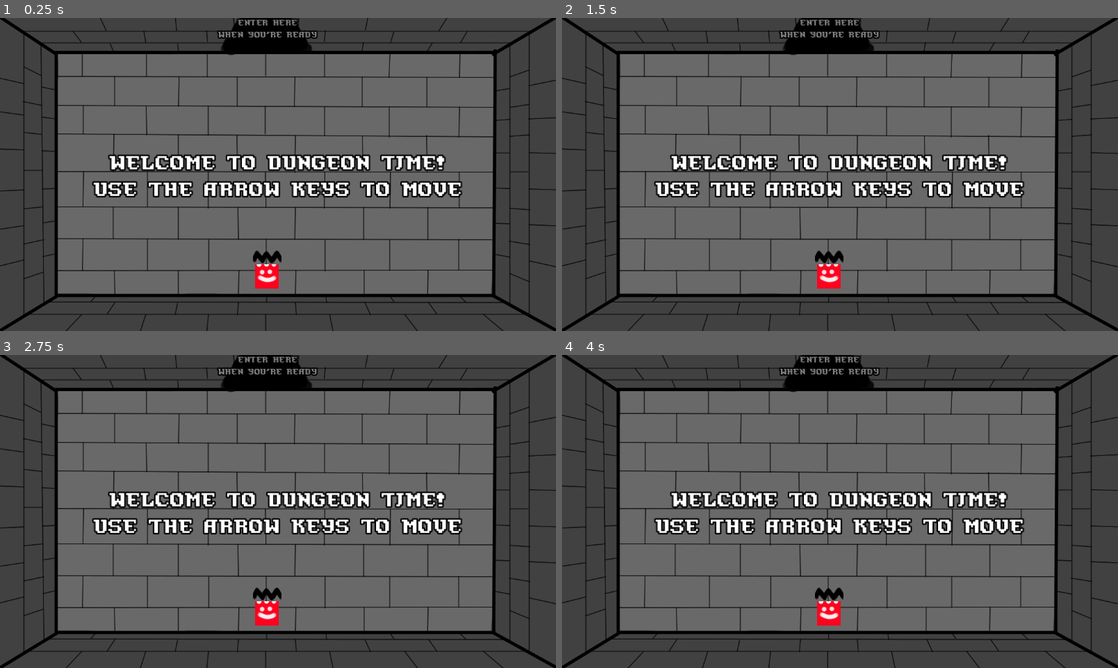
Above: before the commit, frames 1-4 (two rows, left to right).
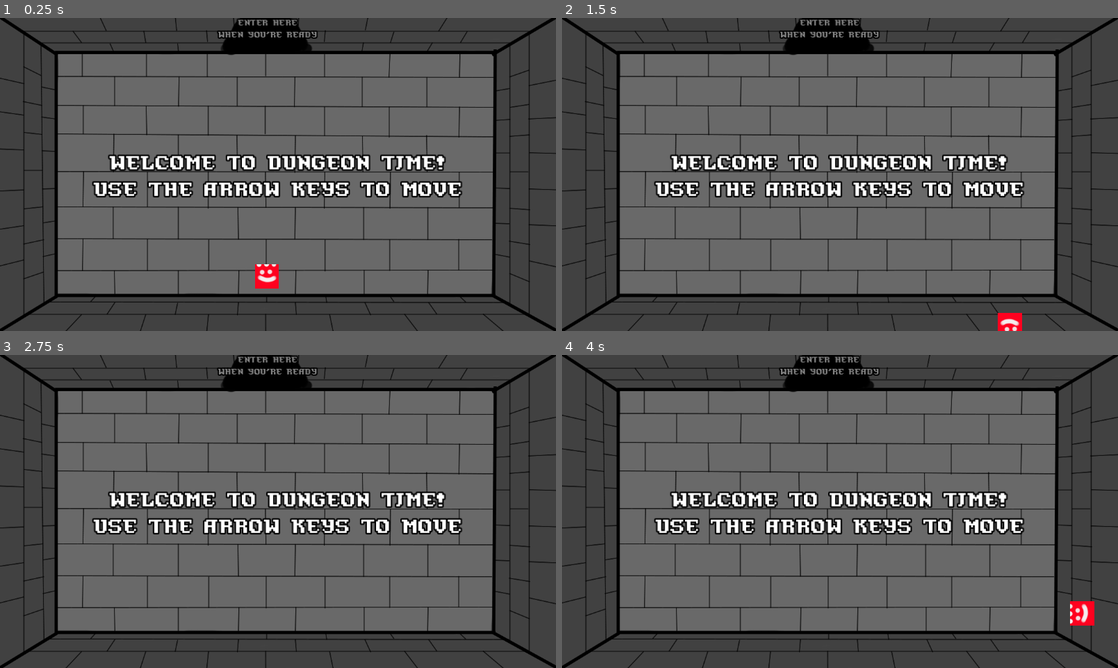
Above: after the commit, the same moments.

Repository: Damian-Wilding/DUNGEON_TIME
Game: Godot game, scene res://main.tscn
The game is run twice, just before and just after one commit, with the same random seed, the same clock (stepped at 60 frames per second) and the same inputs. The project has no main scene, so this scene is started directly.
Inputs:
- Up to frame 1 (0.25 s): no input
- Up to frame 2 (1.5 s): tap Enter at 0.5 s; hold Right (move_right) 0.53-1.28 s; hold Space (attack) 0.53-1.28 s; hold Down (move_down) from 1.28 s (still down); tap Space (attack) at 1.35 s
- Up to frame 3 (2.75 s): tap Space (attack) at 2 s; release Down (move_down) at 2.03 s; hold Right (move_right) from 2.03 s (still down); hold Space (attack) from 2.03 s (still down)
- Up to frame 4 (4 s): tap Enter at 2.75 s; release Right (move_right) at 2.78 s; release Space (attack) at 2.78 s; hold Up (move_up) 2.78-3.53 s; tap Space (attack) at 2.85, 3.5 s; hold Left (move_left) from 3.53 s (still down); hold Space (attack) from 3.53 s (still down)

The runs differ from the first frame. In frame 1, 0.1% of the frame differs, in the area x 45-51%, y 74-79%; in frame 2, 0.7%; in frame 3, 0.5%; in frame 4, 0.8%, in the area x 45-96%, y 74-87%.
Error before the commit: Parse Error: Expected an expression after "=". (res://Player.gd:78)

Commit message:
changed player data type.

Diff:
--- a/Main.gd
+++ b/Main.gd
@@ -58,7 +58,6 @@
 	_move_camera_up()
 	$Camera2D.zoom.x -= .75
 	$Camera2D.zoom.y -= .75
-	$Player._change_player_area()
 	_move_player_to_bottom()
 	#$Player.position = $Room2/Marker2D.position
 	#move_child($Player, 10)
--- a/Player.gd
+++ b/Player.gd
@@ -1,4 +1,4 @@
-extends Area2D
+extends CharacterBody2D
 
 signal hit
 var speed = 500
@@ -69,25 +69,23 @@
 	position += velocity * delta
 
 
-	# Sets a clamp on the players position so that they can't go off screen.
-	position = position.clamp(Vector2(145,75), Vector2(1152 - 158, 648 - 100)) # These will need to be changed if the size of the game is changed!
-
-
-# This is called to change the playable area the player can be in.
-func _change_player_area():
-	screen_size =
-	print(screen_size)
+	##### Sets a clamp on the players position so that they can't go off screen.
+	####position = position.clamp(Vector2(145,75), Vector2(1152 - 158, 648 - 100)) # These will need to be changed if the size of the game is changed!
 
 
 # This is called when another hitbox enters the player's hitbox.
 func _on_body_entered(body):
 	# Check to see if the hitbox is active.
+	print(body)
 	if body.disabled == false:
 		# Send out the "player has been hit" signal.
 		print("Player has been hit")
 		hit.emit()
 		# Kill (delete) the body that entered the player hitbox.
 		body.queue_free()
+
+
+
 
 
 # This is called when a hitbox enters the attack hitbox.
--- a/Player.tscn
+++ b/Player.tscn
@@ -6,6 +6,9 @@
 [ext_resource type="Texture2D" uid="uid://du57nt503o4m2" path="res://assets/sprites/test_sprites/test_player_right.png" id="4_pcdyn"]
 [ext_resource type="Texture2D" uid="uid://c2if4d4b3j06j" path="res://assets/sprites/test_sprites/test_player_up.png" id="5_tk4nr"]
 [ext_resource type="Texture2D" uid="uid://c1rg7xyenpbjl" path="res://assets/sprites/test_sprites/test_attack.png" id="6_na75b"]
+
+[sub_resource type="RectangleShape2D" id="RectangleShape2D_7pcjp"]
+size = Vector2(50, 50)
 
 [sub_resource type="SpriteFrames" id="SpriteFrames_1ogso"]
 animations = [{
@@ -42,9 +45,6 @@
 "speed": 5.0
 }]
 
-[sub_resource type="RectangleShape2D" id="RectangleShape2D_7pcjp"]
-size = Vector2(50, 50)
-
 [sub_resource type="CapsuleShape2D" id="CapsuleShape2D_vlt30"]
 radius = 13.0
 height = 62.0
@@ -60,17 +60,17 @@
 "speed": 5.0
 }]
 
-[node name="Player" type="Area2D"]
+[node name="Player" type="CharacterBody2D"]
 position = Vector2(444, 185)
 script = ExtResource("1_vcgm3")
 metadata/_edit_group_ = true
 
+[node name="PlayerHitbox" type="CollisionShape2D" parent="."]
+shape = SubResource("RectangleShape2D_7pcjp")
+
 [node name="AnimatedSprite2D" type="AnimatedSprite2D" parent="."]
 sprite_frames = SubResource("SpriteFrames_1ogso")
 animation = &"up"
-
-[node name="PlayerHitbox" type="CollisionShape2D" parent="."]
-shape = SubResource("RectangleShape2D_7pcjp")
 
 [node name="AttackHitboxParent" type="Area2D" parent="."]
 
@@ -93,7 +93,6 @@
 wait_time = 0.15
 one_shot = true
 
-[connection signal="body_entered" from="." to="." method="_on_body_entered"]
 [connection signal="body_entered" from="AttackHitboxParent" to="." method="_on_hitbox_parent_body_entered"]
 [connection signal="timeout" from="AttackCooldownTimer" to="." method="_on_attack_cooldown_timer_timeout"]
 [connection signal="timeout" from="AttackTimer" to="." method="_on_attack_timer_timeout"]
--- a/enemy.gd
+++ b/enemy.gd
@@ -1,4 +1,4 @@
-extends RigidBody2D
+extends Area2D
 
 
 # Called when the node enters the scene tree for the first time.
@@ -14,3 +14,21 @@
 
 func _start(pos):
 	position = pos
+
+
+# This is called when a body hitbox enters the enemy's hit box.
+func _on_body_entered(body):
+	# Check to see if the body is the player's body. (If it's not, then we don't care.)
+	if body.name == "Player":
+		# Delete the player.
+		body.queue_free()
+	# Delete this enemy.
+	queue_free()
+
+
+# This is called when an Area2D hitbox enters the enemy's hitbox.
+func _on_area_entered(area):
+	# Check to see if the Area2D is the player's AttackHitbox.
+	if area.name == "AttackHitboxParent":
+		# Delete this enemy.
+		queue_free()
--- a/enemy.tscn
+++ b/enemy.tscn
@@ -17,9 +17,8 @@
 "speed": 5.0
 }]
 
-[node name="Enemy" type="RigidBody2D"]
+[node name="Enemy" type="Area2D"]
 position = Vector2(150, 109)
-gravity_scale = 0.0
 script = ExtResource("1_m8yka")
 metadata/_edit_group_ = true
 
@@ -29,4 +28,5 @@
 [node name="AnimatedSprite2D" type="AnimatedSprite2D" parent="."]
 sprite_frames = SubResource("SpriteFrames_ocwiw")
 
+[connection signal="area_entered" from="." to="." method="_on_area_entered"]
 [connection signal="body_entered" from="." to="." method="_on_body_entered"]
--- a/room_1.tscn
+++ b/room_1.tscn
@@ -17,6 +17,15 @@
 
 [sub_resource type="RectangleShape2D" id="RectangleShape2D_7gkdh"]
 size = Vector2(175, 34)
+
+[sub_resource type="RectangleShape2D" id="RectangleShape2D_266qw"]
+size = Vector2(1143.5, 72)
+
+[sub_resource type="RectangleShape2D" id="RectangleShape2D_y4l23"]
+size = Vector2(459, 72)
+
+[sub_resource type="RectangleShape2D" id="RectangleShape2D_w0m4x"]
+size = Vector2(459, 72)
 
 [node name="Room1" type="Area2D"]
 script = ExtResource("1_4e4nr")
@@ -59,4 +68,33 @@
 shape = SubResource("RectangleShape2D_7gkdh")
 debug_color = Color(0, 0.647059, 0.188235, 0.419608)
 
+[node name="PlayerBoundaries" type="StaticBody2D" parent="."]
+
+[node name="CollisionShape2D3" type="CollisionShape2D" parent="PlayerBoundaries"]
+position = Vector2(575.25, 613)
+shape = SubResource("RectangleShape2D_266qw")
+debug_color = Color(0.972549, 0.0666667, 0.392157, 0.419608)
+
+[node name="CollisionShape2D" type="CollisionShape2D" parent="PlayerBoundaries"]
+position = Vector2(230.5, 11)
+shape = SubResource("RectangleShape2D_y4l23")
+debug_color = Color(0.972549, 0.0666667, 0.392157, 0.419608)
+
+[node name="CollisionShape2D2" type="CollisionShape2D" parent="PlayerBoundaries"]
+position = Vector2(81, 314)
+rotation = 1.5708
+shape = SubResource("RectangleShape2D_w0m4x")
+debug_color = Color(0.972549, 0.0666667, 0.392157, 0.419608)
+
+[node name="CollisionShape2D5" type="CollisionShape2D" parent="PlayerBoundaries"]
+position = Vector2(1062, 322)
+rotation = 1.5708
+shape = SubResource("RectangleShape2D_w0m4x")
+debug_color = Color(0.972549, 0.0666667, 0.392157, 0.419608)
+
+[node name="CollisionShape2D4" type="CollisionShape2D" parent="PlayerBoundaries"]
+position = Vector2(874, 10)
+shape = SubResource("RectangleShape2D_y4l23")
+debug_color = Color(0.972549, 0.0666667, 0.392157, 0.419608)
+
 [connection signal="area_shape_entered" from="Door1Parent" to="." method="_on_door_1_parent_area_shape_entered"]
Not shown: 1 places in Test_Scene.tscn that only renumber resources
Not shown: 1 places in room_1.tscn that only renumber resources
